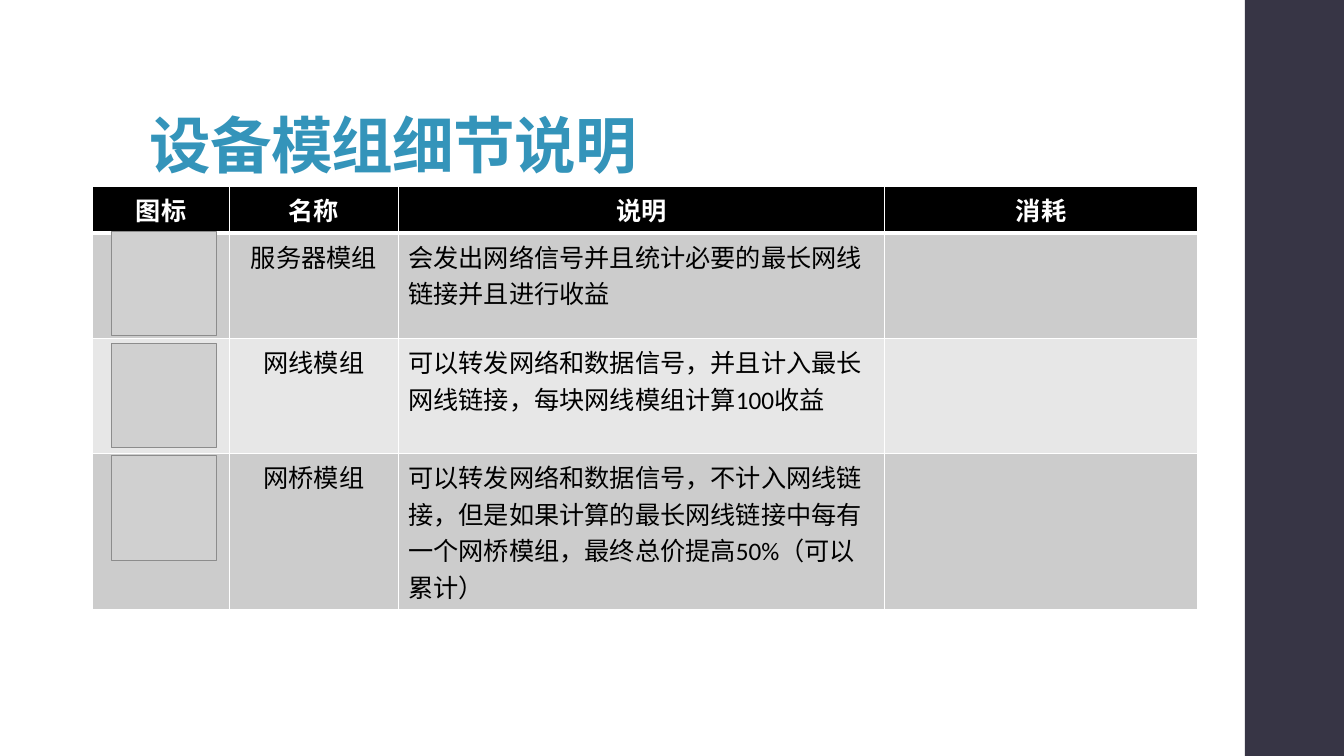
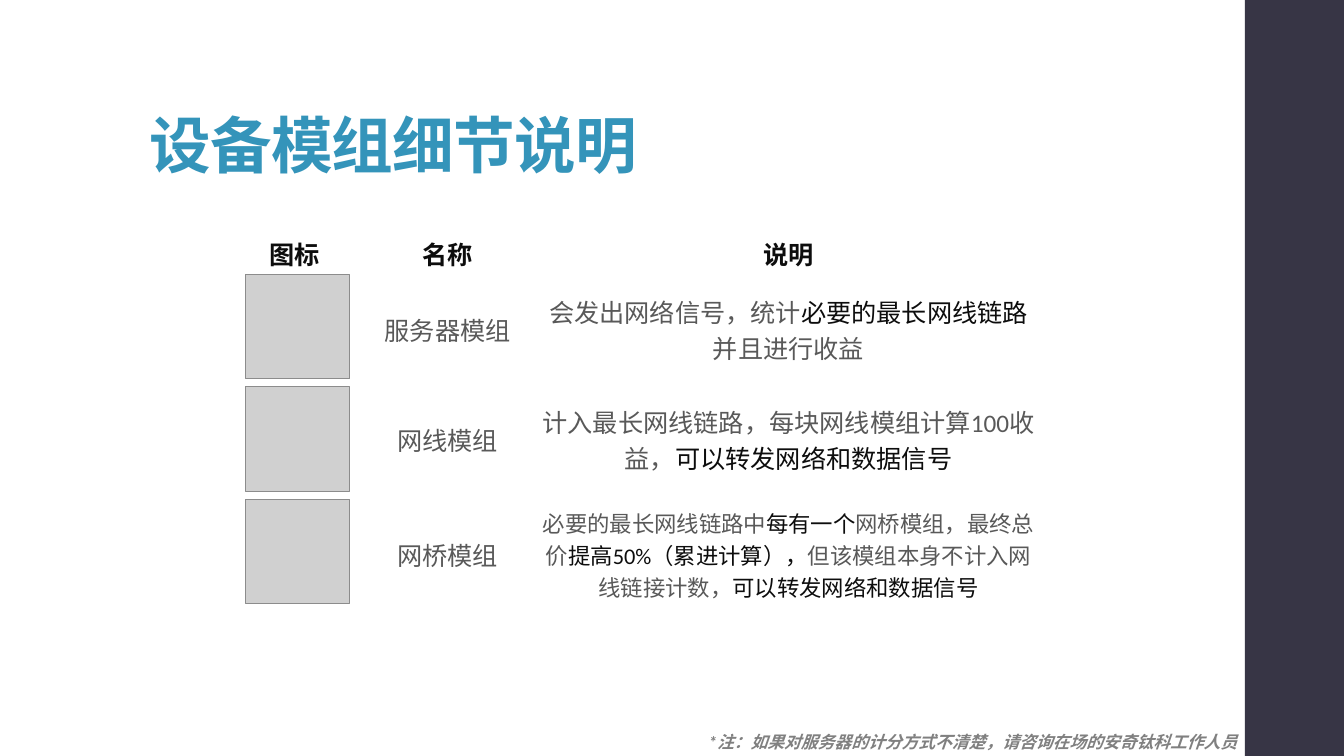
Before and after one commit to syx007/GamePlayGround, a slide deck: slide 15 of document/ROOT 操作指南.pptx (slide 13 before the commit). Drawn at 1344x756 pixels with LibreOffice and Linux fonts; fonts in the diff are those of the drawing; grey boxes stand for pictures. Boxes give left, top, right and bottom in pixels: in the first picture for what was removed or moved away, otherwise in the second. Text is boxed around its words. In the diff, an @@ line names an element or a change of style, - is before the commit and + after.

```diff
--- a/document/ROOT 操作指南.pptx
+++ b/document/ROOT 操作指南.pptx
@@ table at [226,230,1045,611] @@
-column 3: 说明 | 会发出网络信号并且统计必要的最长网线链接并且进行收益 | 可以转发网络和数据信号，并且计入最长网线链接，每块网线模组计算100收益 | 可以转发网络和数据信号，不计入网线链接，但是如果计算的最长网线链接中每有一个网桥模组，最终总价提高50%（可以累计）
-column 4: 消耗 |  |  | 
+column 3: 说明 | 会发出网络信号，统计必要的最长网线链路并且进行收益 | 计入最长网线链路，每块网线模组计算100收益，可以转发网络和数据信号 | 必要的最长网线链路中每有一个网桥模组，最终总价提高50%（累进计算），但该模组本身不计入网线链接计数，可以转发网络和数据信号
@@ table: place and size @@
-table at [93,187,1198,604]
+table at [226,230,1045,611]
@@ 3 pictures: place and size @@
-3 pictures at [112,231,217,561]
+3 pictures at [246,274,351,604]
@@ text added at [717,734,1237,750], 12 pt, text #808080, bold, italic @@
+*注：如果对服务器的计分方式不清楚，请咨询在场的安奇钛科工作人员
```
Also in this commit, not shown: 10 other slides changed, 3 slides added, 1 slide removed.
